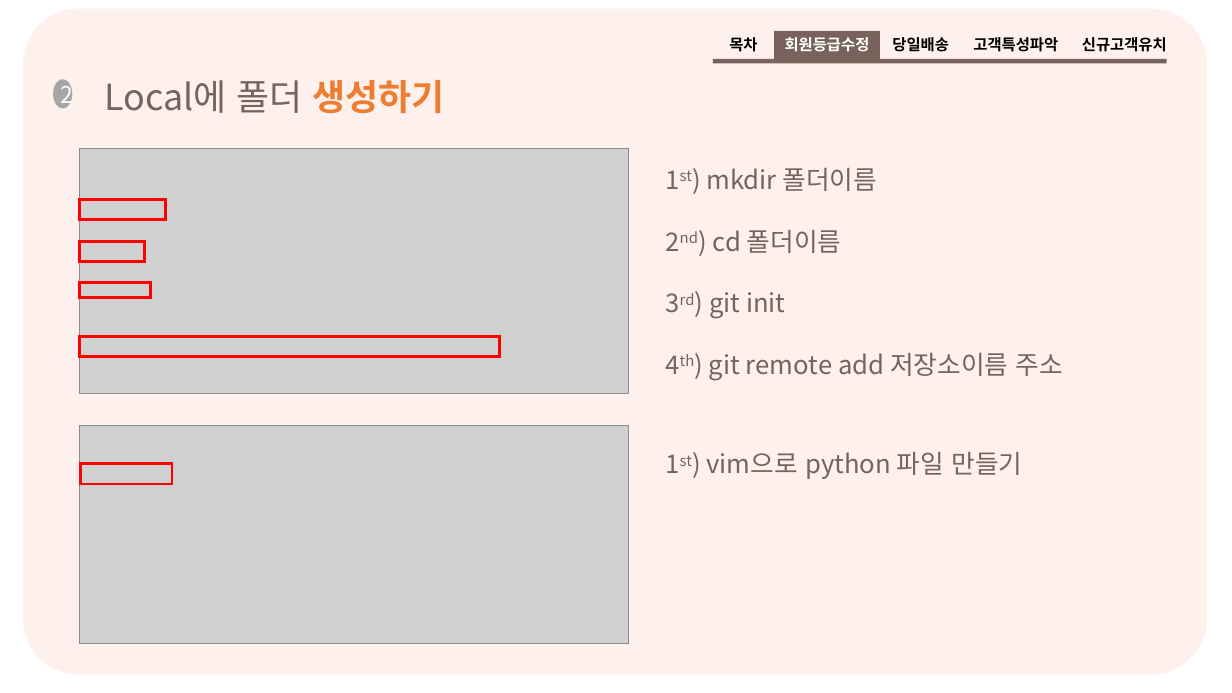
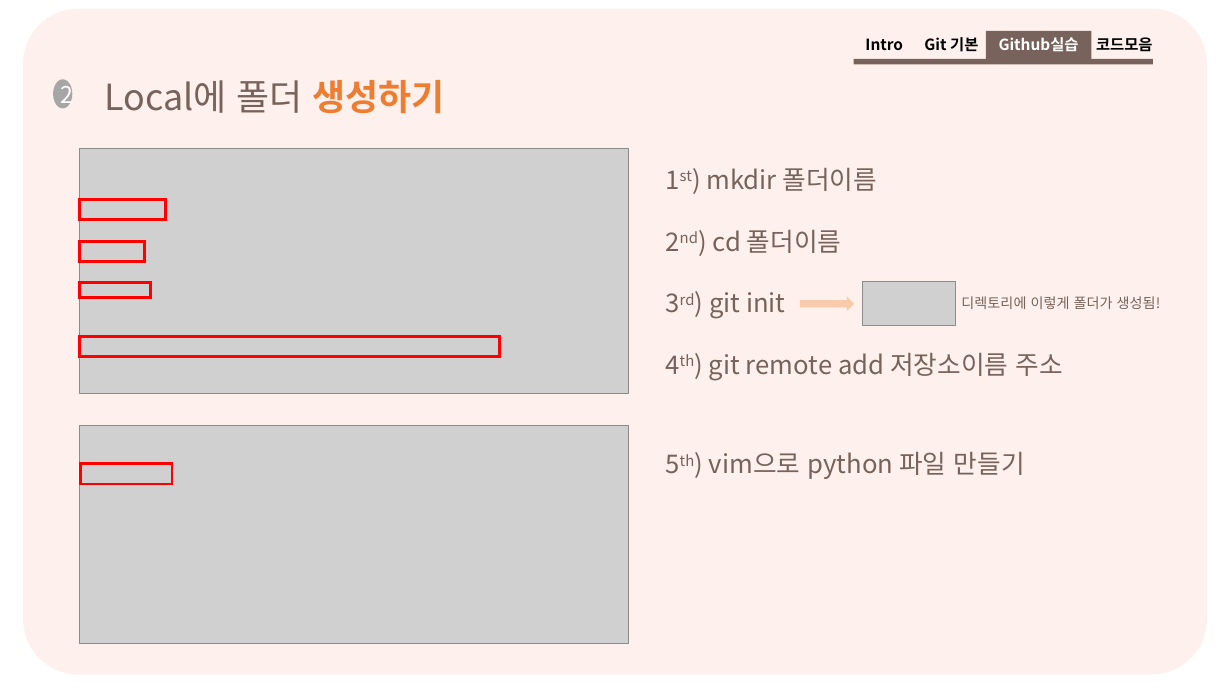
Before and after one commit to hw79chopin/YBIGTA-lecture-note, a slide deck: slide 17 of git,github/Git_Github_practice.pptx (slide 16 before the commit). Drawn at 1232x693 pixels with LibreOffice and Linux fonts; fonts in the diff are those of the drawing; grey boxes stand for pictures. Boxes give left, top, right and bottom in pixels: in the first picture for what was removed or moved away, otherwise in the second. Text is boxed around its words. In the diff, an @@ line names an element or a change of style, - is before the commit and + after.

Commit message:
PPT finished

```diff
--- a/git,github/Git_Github_practice.pptx
+++ b/git,github/Git_Github_practice.pptx
@@ rectangle resized from (x1=714, y1=59, x2=1167, y2=64) to (x1=854, y1=59, x2=1153, y2=65) @@
@@ text added at (x1=865, y1=38, x2=903, y2=50), 12 pt, text #000000, bold @@
+Intro
@@ text added at (x1=924, y1=37, x2=978, y2=52), 12 pt, text #000000, bold @@
+Git 기본
@@ group removed at (x1=729, y1=31, x2=1058, y2=59): 3 texts, 1 rectangle @@
-목차
-회원등급수정
-당일배송
-고객특성파악
@@ rectangle added at (x1=986, y1=31, x2=1092, y2=59), fill #77635B, 12 pt, text #FFFFFF, bold @@
+Github실습
@@ text at (x1=1096, y1=37, x2=1153, y2=52): text changed @@
-신규고객유치
+코드모음
@@ right arrow added at (x1=800, y1=297, x2=855, y2=311), fill #F8CBAD @@
@@ picture added at (x1=862, y1=281, x2=956, y2=326) @@
@@ text added at (x1=961, y1=296, x2=1161, y2=309), 11 pt, text #77635B @@
+디렉토리에 이렇게 폴더가 생성됨!
@@ text at (x1=709, y1=452, x2=1025, y2=479): text changed @@
-1st) vim으로 python 파일 만들기
+5th) vim으로 python 파일 만들기
```
Also in this commit, not shown: 23 other slides changed, 11 slides added, 7 slides removed.
